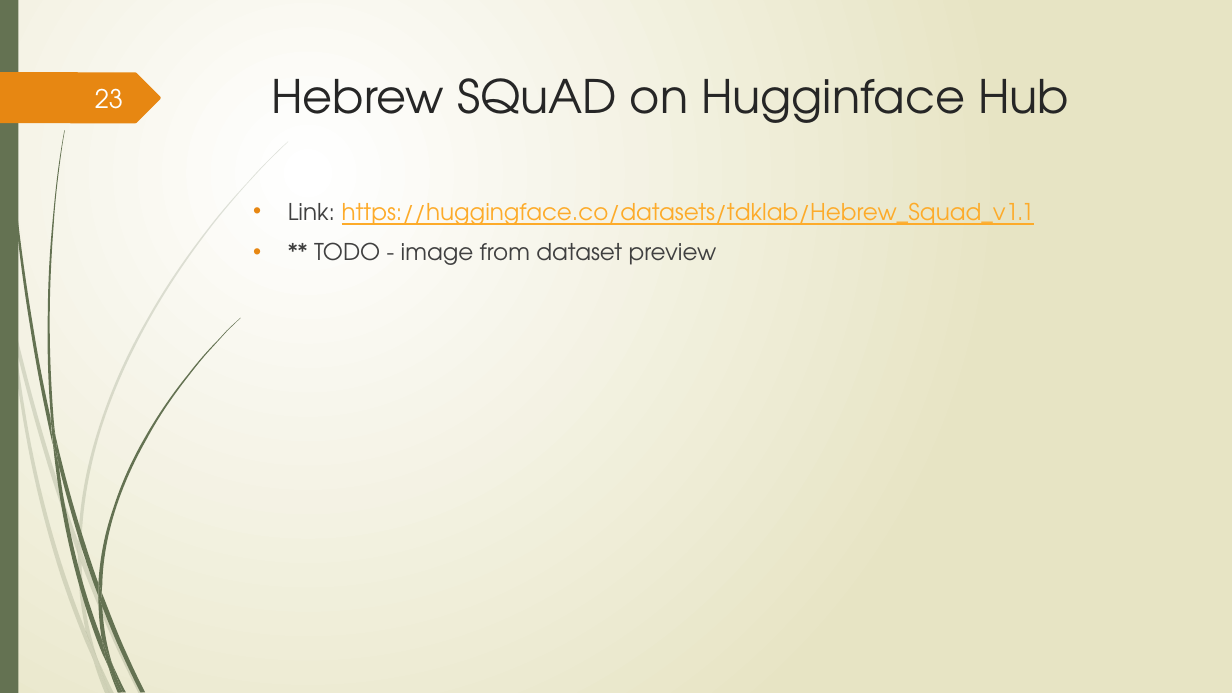
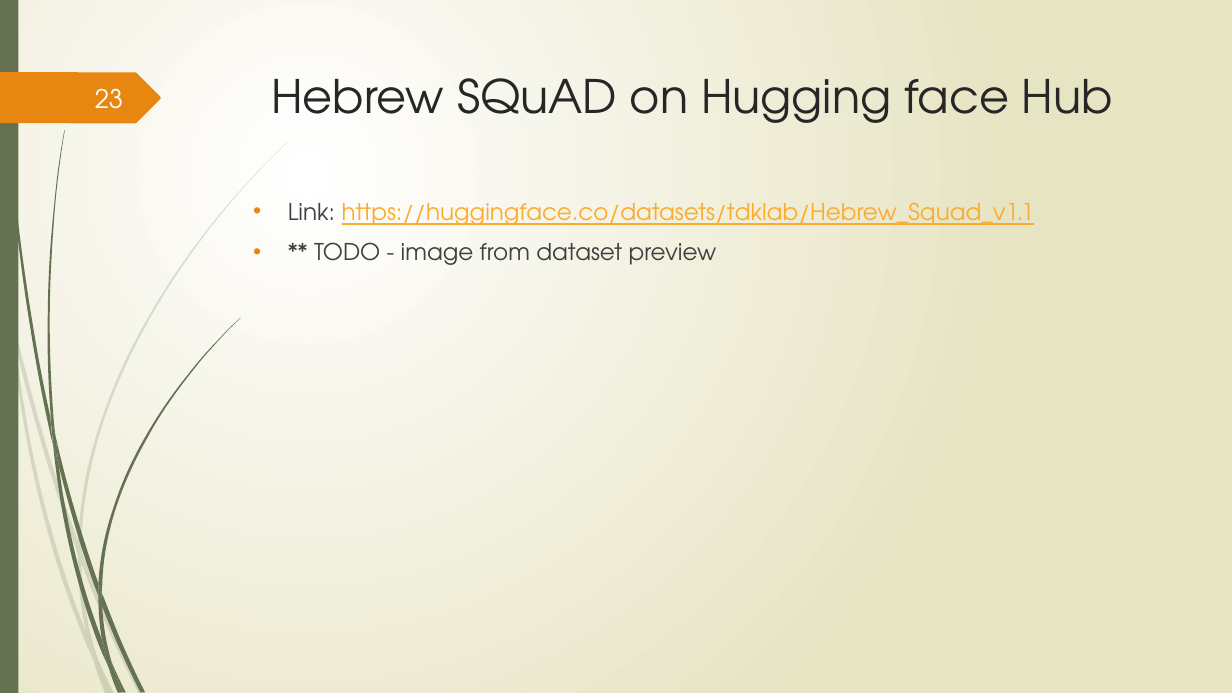
Before and after one commit to TechnionTDK/hebwiki-qa, a slide deck: slide 23 of Project Final Presentation .pptx. Drawn at 1232x693 pixels with LibreOffice and Linux fonts; fonts in the diff are those of the drawing. Boxes give left, top, right and bottom in pixels: in the first picture for what was removed or moved away, otherwise in the second. Text is boxed around its words. In the diff, an @@ line names an element or a change of style, - is before the commit and + after.

```diff
--- a/Project Final Presentation .pptx
+++ b/Project Final Presentation .pptx
@@ title at [271, 78, 1113, 123]: text changed @@
-Hebrew SQuAD on Hugginface Hub
+Hebrew SQuAD on Hugging face Hub
```
Also in this commit, not shown: 5 other slides changed.
